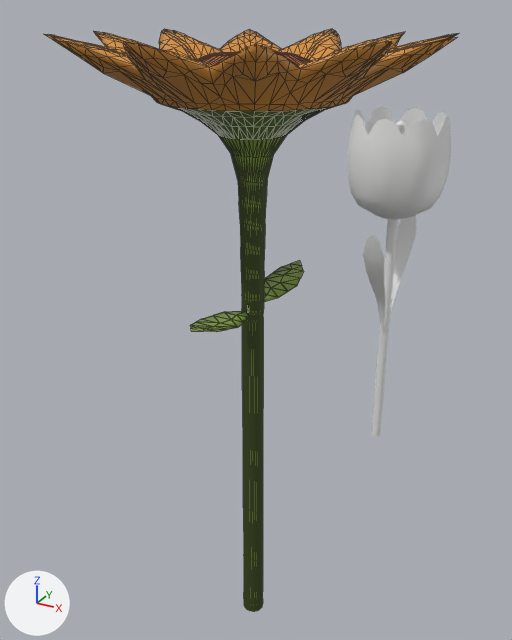
The Blender file FlourishProject/Assets/Models/Tulip/Blender/Tulip.blend: old version first, new version second.
Camera for both pictures: a 50 mm lens placed at (12.6, -39.6, 26.2), pointed at (-2.7, -11.9, 12.4). Every picture has the same lights, and +X, +Y and +Z are marked at lower left. Mesh edges are drawn as thin lines on the coarser meshes.

Before the edit, the objects in view are built like this:
```python
me_cylinder = bpy.data.meshes.new('Cylinder')
me_cylinder.from_pydata(...)  # 1038 vertices, 1014 faces; spans x -2.9..2.9, y -3.4..3.4, z 0.0..21.0
me_cylinder.polygons.foreach_set('use_smooth', [True] * 1014)
me_cylinder_004 = bpy.data.meshes.new('Cylinder.004')
me_cylinder_004.from_pydata(...)  # 1997 vertices, 3940 faces; spans x -10.6..10.6, y -10.5..10.5, z -6.1..19.3
me_cylinder_004.polygons.foreach_set('use_smooth', [True] * 3940)
me_cylinder_004.materials.append(mat_material_001)  # picture img_sunflowertexture_png
ob_cylinder = bpy.data.objects.new('Cylinder', me_cylinder)
ob_cylinder.location = (0.0, 0.0, 0.0)
_m = ob_cylinder.modifiers.new('Triangulate', 'TRIANGULATE')
ob_sunflower = bpy.data.objects.new('Sunflower', me_cylinder_004)
ob_sunflower.location = (0.0, -17.0, 6.18)
ob_sunflower.scale = (0.65, 0.65, 1.0)
```
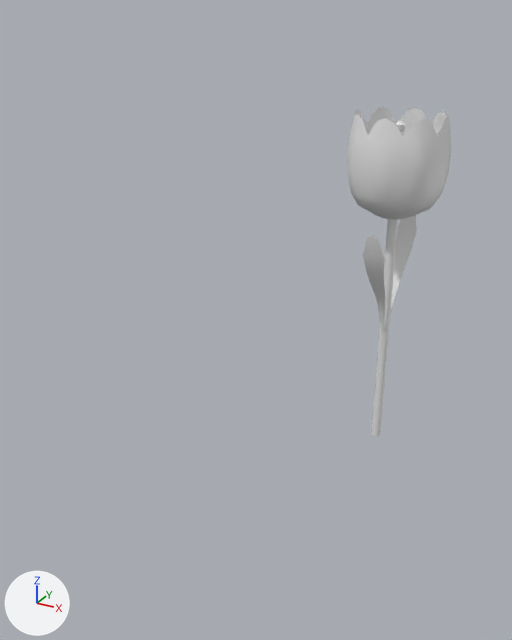
Changed parts and their boxes (x1, y1, x2, y2) in the pictures (512 x 640 px):
'Sunflower', deleted: before (44, 29, 458, 611)

What changed in the scene script:
```text
Remove ob_sunflower:
    ob_sunflower = bpy.data.objects.new('Sunflower', me_cylinder_004)
    ob_sunflower.location = (0.0, -17.0, 6.18)
    ob_sunflower.scale = (0.65, 0.65, 1.0)
```
